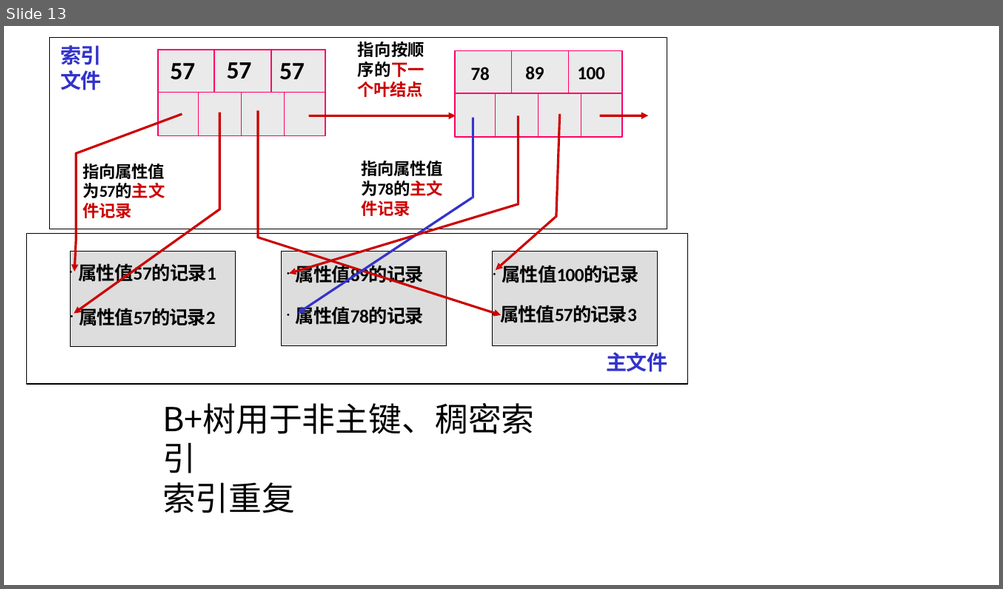
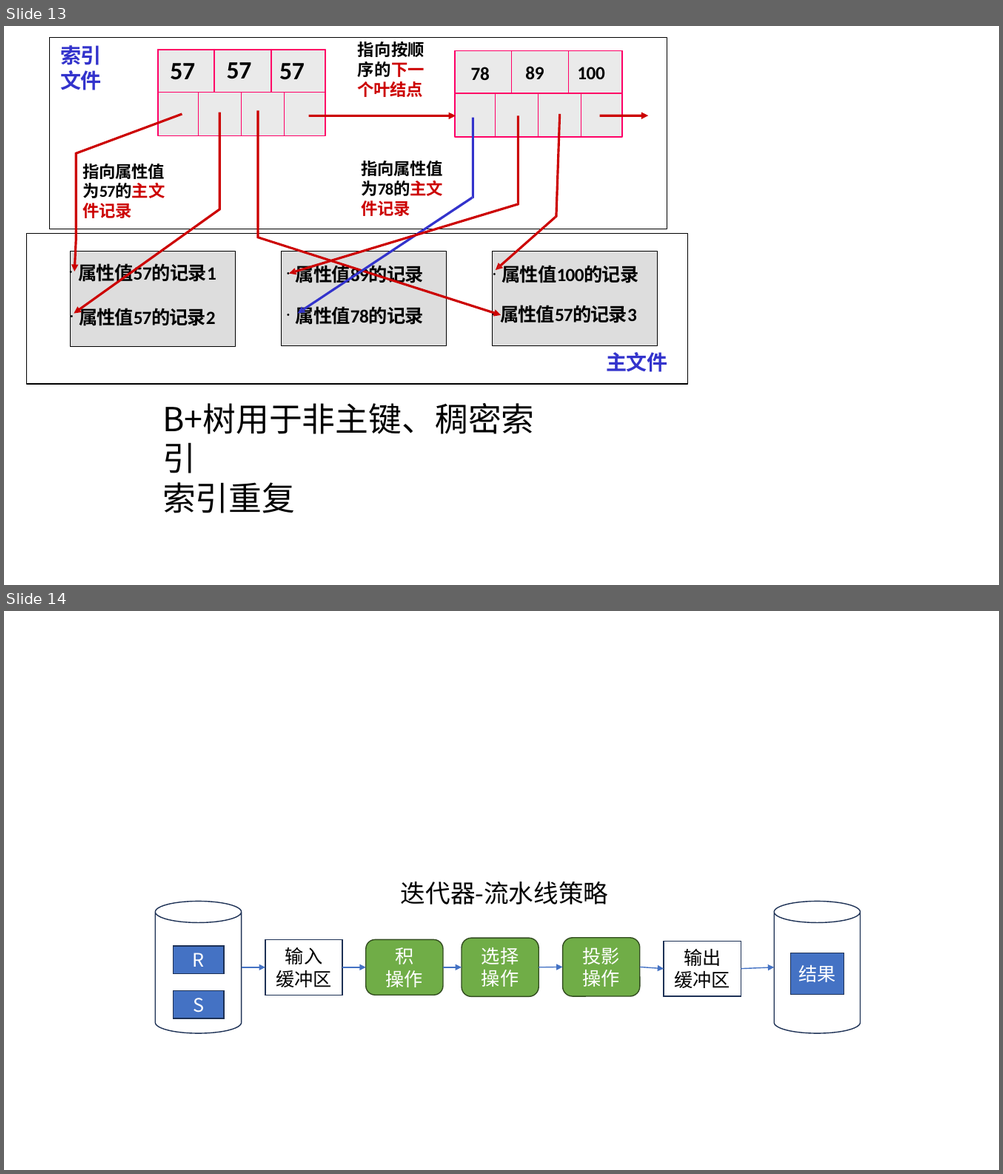
Before and after one commit to guofei9987/a, a slide deck: computer/database/database.pptx. Shown one above the other, each under a label of ours: slide 13 before the commit, slides 13 and 14 after it. The pictures are 1003x589 and 1003x1174 pixels, drawn with LibreOffice and Linux fonts; fonts in the diff are those of the drawing. Boxes give left, top, right and bottom in pixels: in the first picture for what was removed or moved away, otherwise in the second. Text is boxed around its words. In the diff, an @@ line names an element or a change of style, - is before the commit and + after.

```diff
--- a/computer/database/database.pptx
+++ b/computer/database/database.pptx
@@ slide 14 added at (4, 611, 999, 1170), background #FFFFFF @@
@@ group added at (156, 881, 859, 1034): 6 arrows, 5 rectangles, 3 rounded rectangles, 2 cylinders, 1 text @@
+R
+S
+输入
+缓冲区
+积
+操作
+选择
+操作
+投影
+操作
+输出
+缓冲区
+结果
+迭代器-流水线策略
```
Also in this commit, not shown: 10 other slides added, 14 other files.
